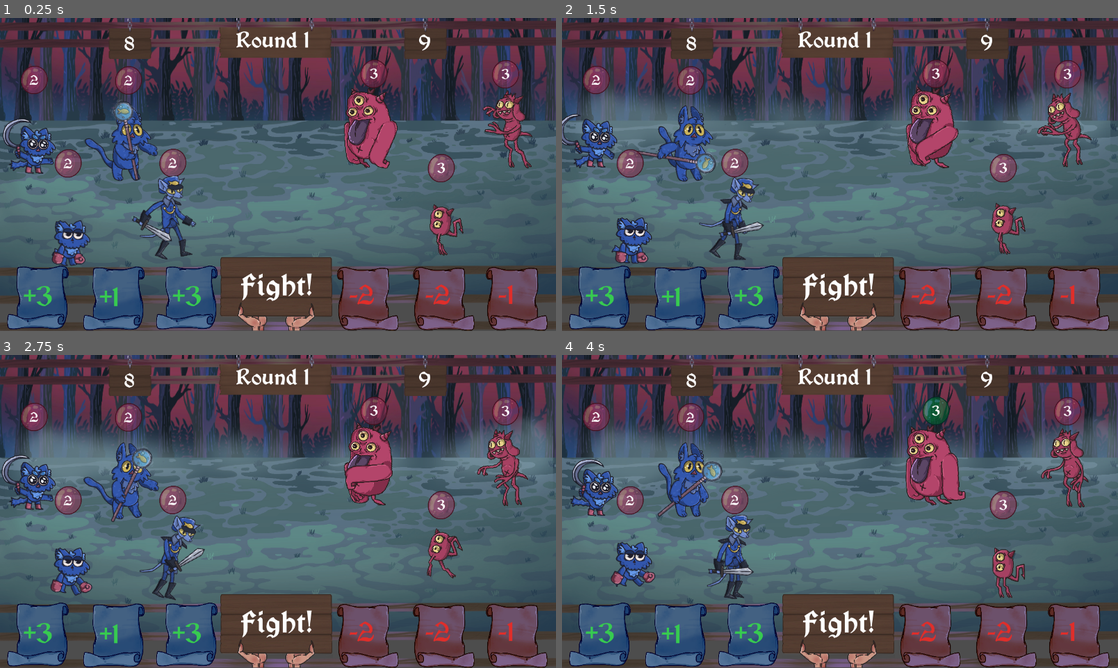
Above: before the commit, frames 1-4 (two rows, left to right).
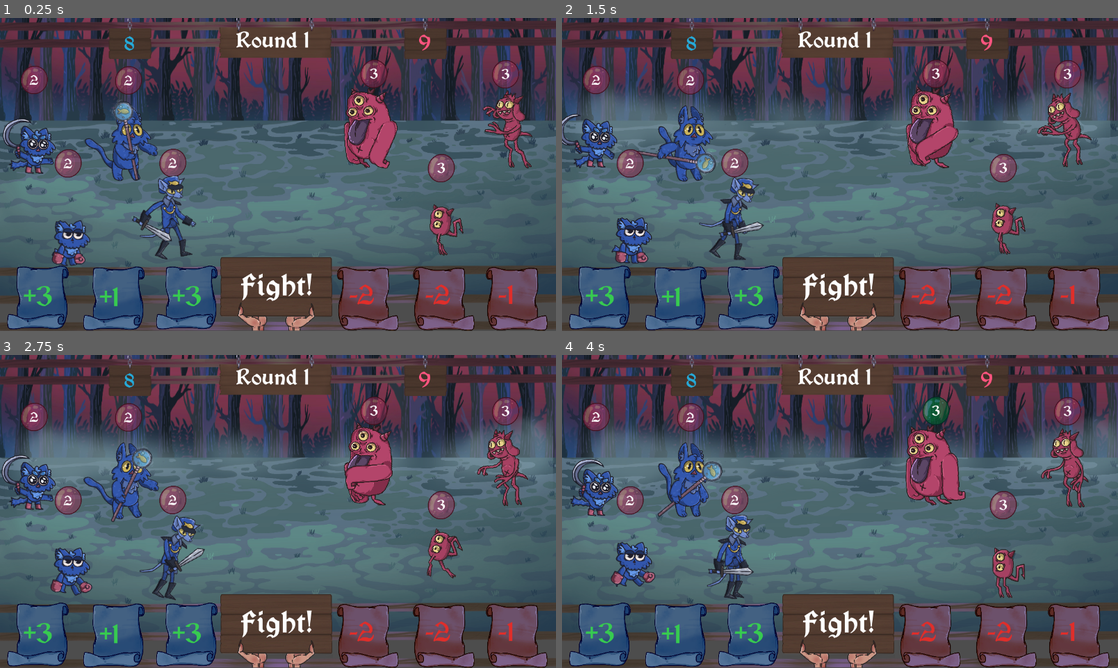
Above: after the commit, the same moments.

Repository: Onizik/Ludum04.24
Game: Godot game, scene res://scenes/main_game.tscn
Two runs of this game, one before a commit and one after it. Both use one fixed random seed, a clock stepped at 60 frames per second and the inputs below.
Inputs (mouse positions are in pixels of both pictures, inside the frame that each line leads up to):
- Up to frame 1 (0.25 s): no input
- Up to frame 2 (1.5 s): click (934, 115) at 0.52 s; click "Fight!" at 1.25 s
- Up to frame 3 (2.75 s): click (38, 633) at 2.02 s
- Up to frame 4 (4 s): click (928, 636) at 2.77 s; click (934, 452) at 3.52 s

The runs differ from the first frame. In frame 1, 0.1% of the frame differs, in the area x 22-78%, y 5-11%; in frame 2, 0.1%; in frame 3, 0.1%; in frame 4, 0.1%.

Commit message:
check colors of text

Diff:
--- a/scenes/main_game.tscn
+++ b/scenes/main_game.tscn
@@ -153,6 +153,7 @@
 offset_top = -17.0
 offset_right = 28.0
 offset_bottom = 35.0
+theme_override_colors/font_color = Color(0.145098, 0.666667, 0.85098, 1)
 theme_override_font_sizes/font_size = 42
 text = "8"
 
@@ -165,6 +166,7 @@
 offset_top = -23.0
 offset_right = 23.0
 offset_bottom = 36.0
+theme_override_colors/font_color = Color(1, 0.329412, 0.498039, 1)
 theme_override_font_sizes/font_size = 48
 text = "9"
 
